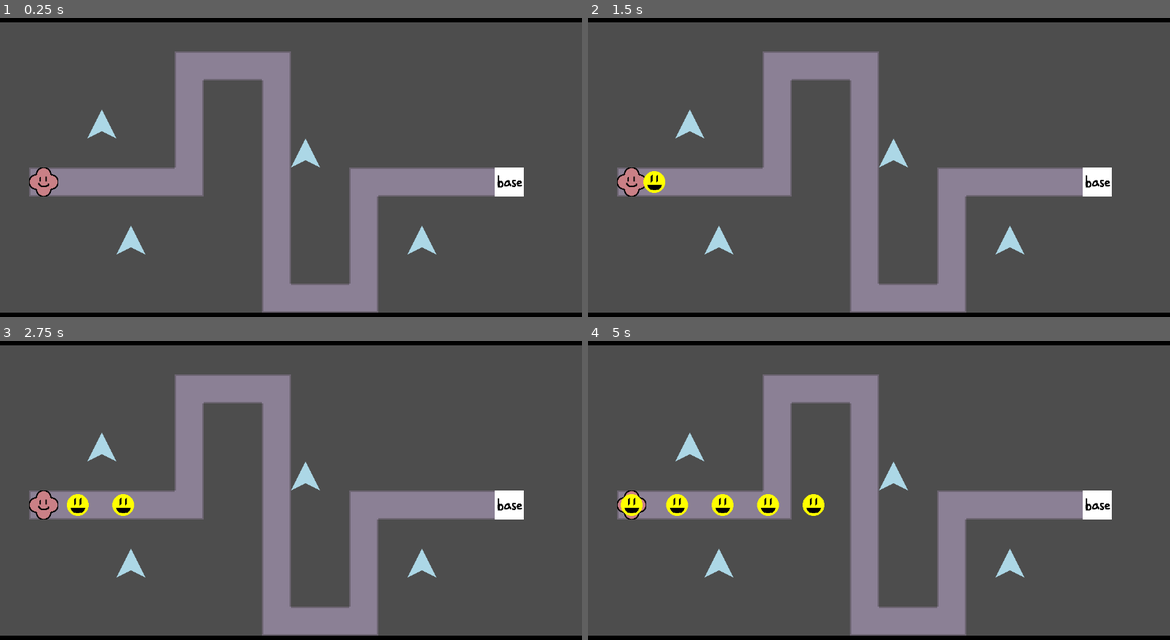
Above: before the commit, frames 1-4 (two rows, left to right).
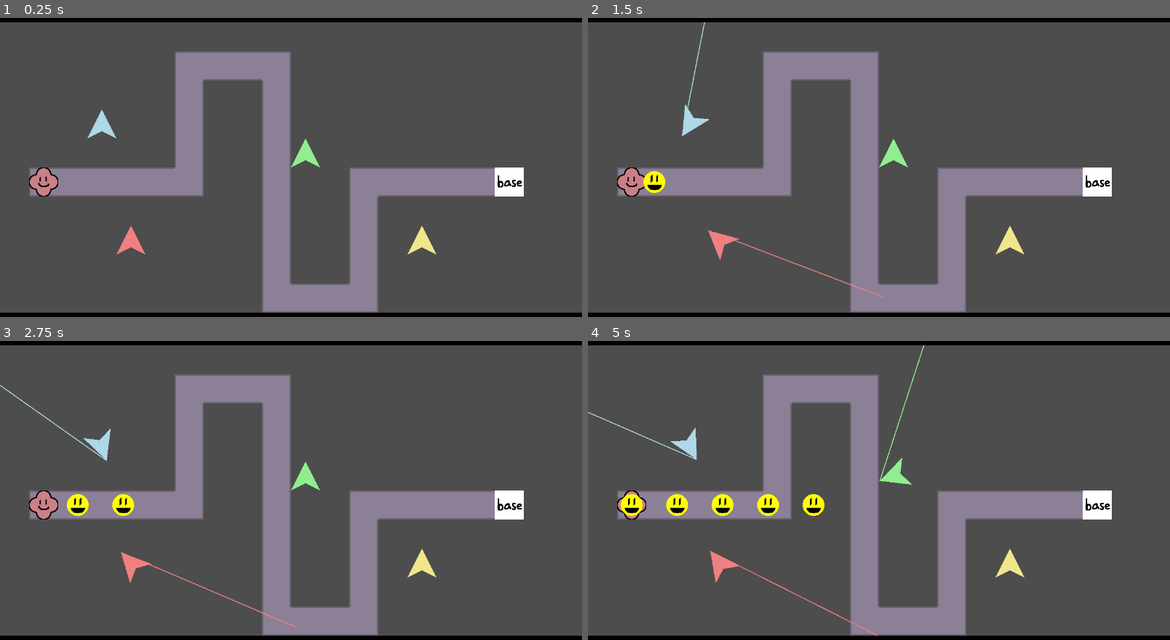
Above: after the commit, the same moments.

Repository: ladybunne/gmtk-game-jam-2024
Game: Godot game, scene res://MainScene.tscn
The game is run twice, just before and just after one commit, with the same random seed, the same clock (stepped at 60 frames per second) and the same inputs.
Inputs:
- Up to frame 1 (0.25 s): no input
- Up to frame 2 (1.5 s): tap Enter at 0.5 s
- Up to frame 3 (2.75 s): no input
- Up to frame 4 (5 s): no input

The runs differ from the first frame. In frame 1, 0.6% of the frame differs, in the area x 20-75%, y 40-80%; in frame 2, 1.0%; in frame 3, 1.0%; in frame 4, 1.2%, in the area x 0-75%, y 1-99%.
Error before the commit: Parse Error: Too few arguments for "draw_line()" call. Expected at least 3 but received 1. (res://GameThings/Tower.gd:37)

Commit message:
bad lines lmao

Diff:
--- a/GameThings/Tower.gd
+++ b/GameThings/Tower.gd
@@ -27,14 +27,15 @@
 	body_exited.connect(enemy_exited)
 	recolor()
 
-
 func _process(delta: float) -> void:
 	if target != null:
 		rotation = rotation + get_angle_to(target.position) + 0.5 * PI
+		queue_redraw()
+
 
 func _draw() -> void:
 	if target != null:
-		draw_line(position )
+		draw_line(firing_point.position, target.position, polygon.color, 2)
 
 func recolor():
 	match targeting_mode:
--- a/GameThings/Tower.tscn
+++ b/GameThings/Tower.tscn
@@ -5,12 +5,11 @@
 [sub_resource type="CircleShape2D" id="CircleShape2D_ejdv8"]
 radius = 200.0
 
-[node name="Tower" type="Area2D" node_paths=PackedStringArray("polygon", "shot_timer")]
+[node name="Tower" type="Area2D" node_paths=PackedStringArray("polygon", "shot_timer", "firing_point")]
 script = ExtResource("1_k4d5n")
 polygon = NodePath("Polygon2D")
 shot_timer = NodePath("ShotTimer")
-targeting_mode = null
-firing_point = null
+firing_point = NodePath("FiringPoint")
 
 [node name="CollisionShape2D" type="CollisionShape2D" parent="."]
 shape = SubResource("CircleShape2D_ejdv8")
